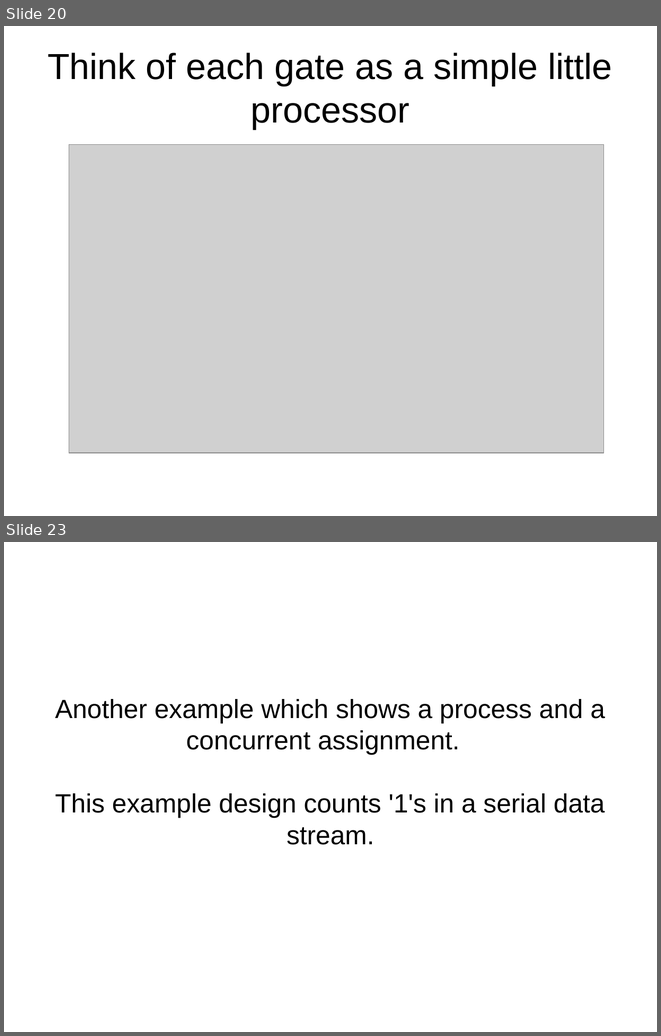
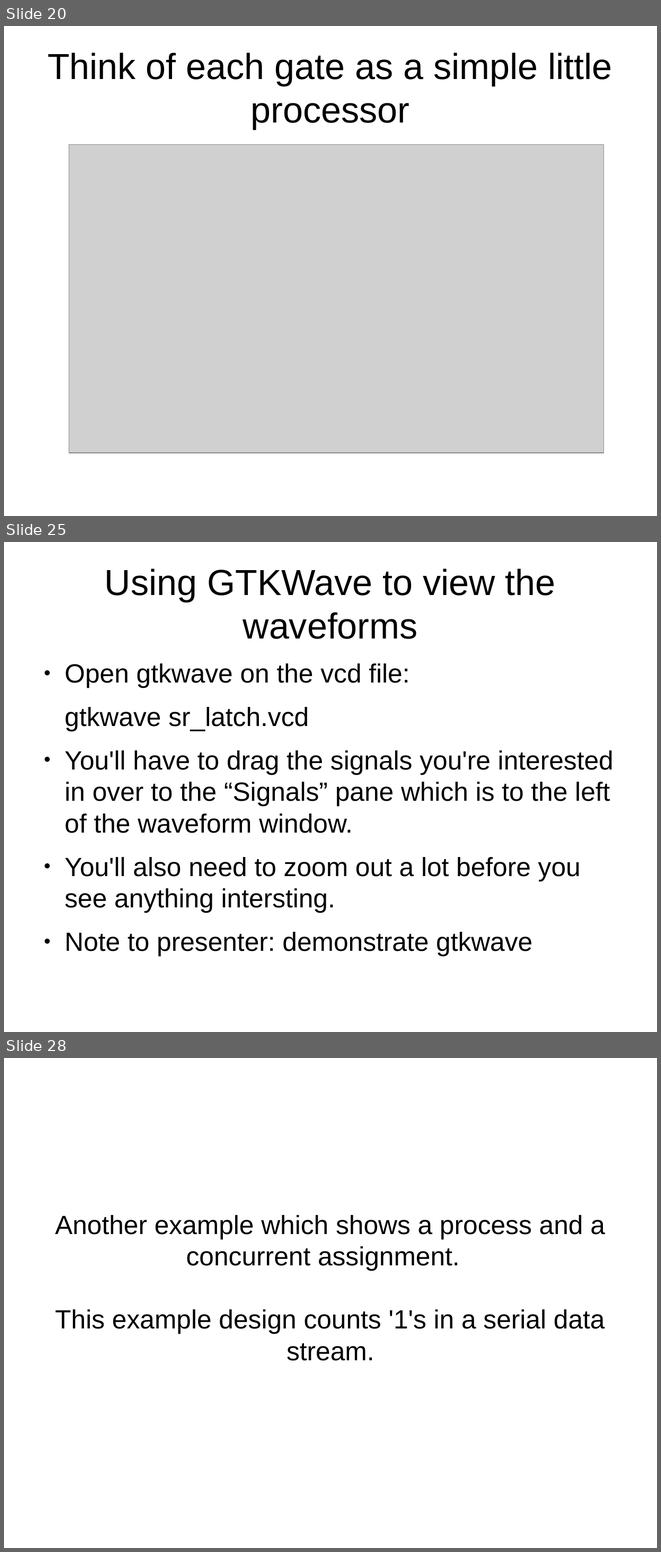
Before and after one commit to philtomson/fpga_pres, a slide deck: fpga_pres.odp. Shown one above the other, each under a label of ours: slides 20 and 23 before the commit, slides 20, 25 and 28 after it; the slides between them are not shown. The pictures are 661x1036 and 661x1552 pixels, drawn with LibreOffice and Linux fonts; fonts in the diff are those of the drawing; grey boxes stand for pictures. Boxes give left, top, right and bottom in pixels: in the first picture for what was removed or moved away, otherwise in the second. Text is boxed around its words. In the diff, an @@ line names an element or a change of style, - is before the commit and + after.

```diff
--- a/fpga_pres.odp
+++ b/fpga_pres.odp
@@ slide 25 added at [4,542,657,1032], background #FFFFFF @@
@@ title added at [105,568,556,639], 44 pt, text #000000 @@
+Using GTKWave to view the waveforms
@@ text added at [64,663,614,955], 32 pt, text #000000 @@
+● Open gtkwave on the vcd file:
+gtkwave sr_latch.vcd
+● You'll have to drag the signals you're interested in over to the “Signals” pane which is to the left of the waveform window.
+● You'll also need to zoom out a lot before you see anything intersting.
+● Note to presenter: demonstrate gtkwave
@@ what was slide 23 is now slide 28 @@
```
Also in this commit, not shown: 4 slides changed, 5 other slides added, 1 other file.
